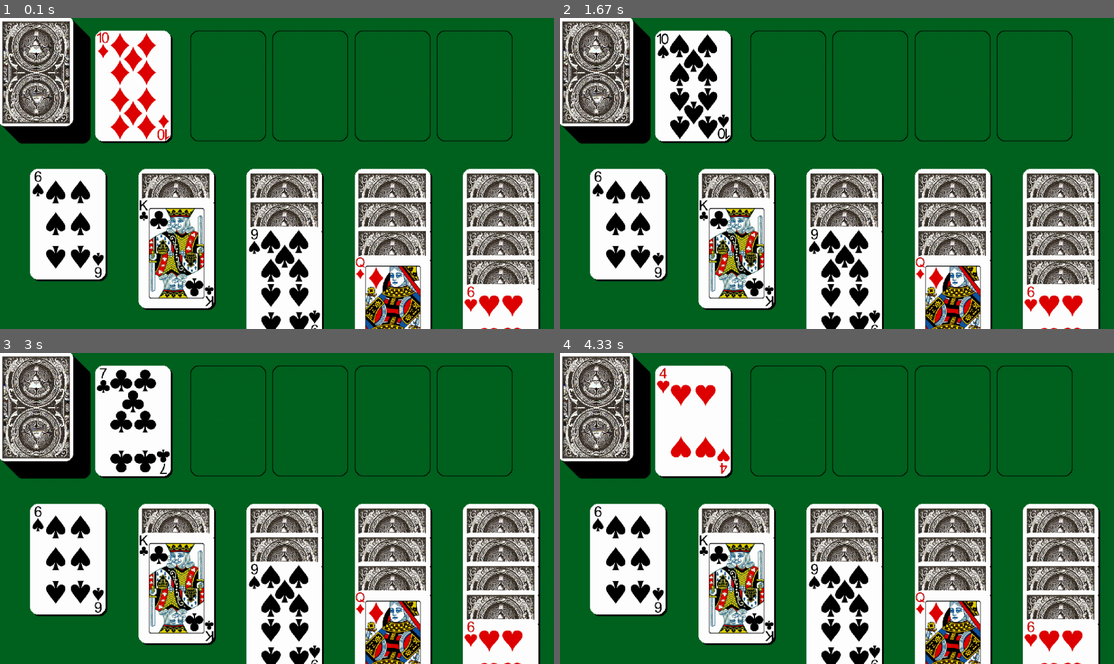
Above: before the commit, frames 1-4 (two rows, left to right).
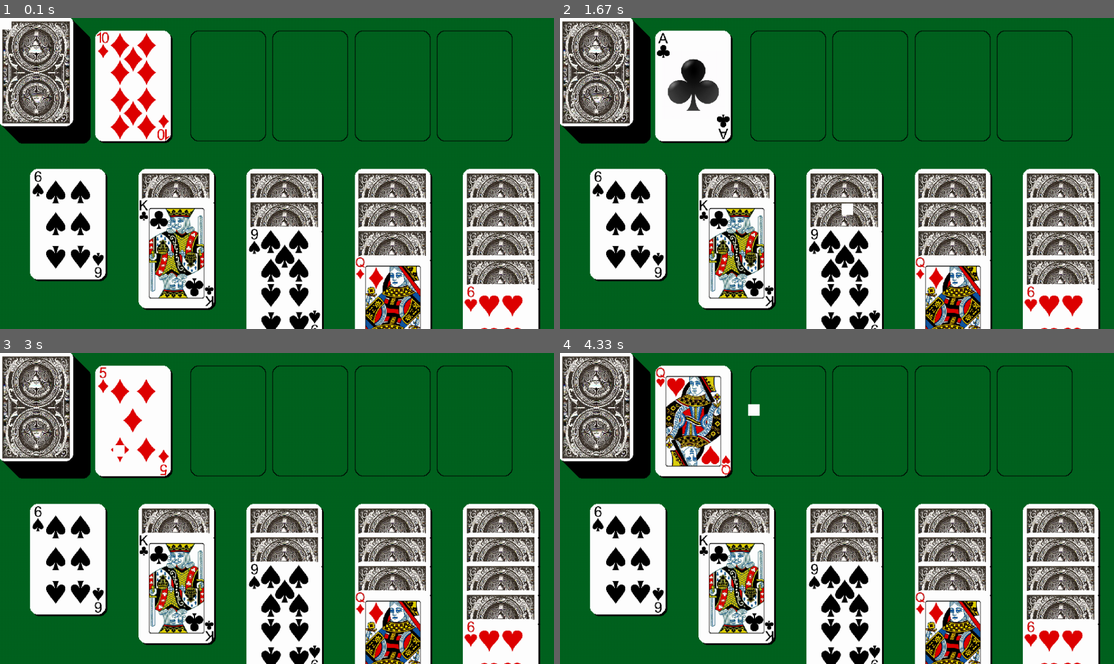
Above: after the commit, the same moments.

Repository: unluckycord/NewPygame
Game: pygame game, started from Main.py
The game is run twice, just before and just after one commit, with the same random seed, the same clock (stepped at 60 frames per second) and the same inputs.
Inputs (mouse positions are in pixels of both pictures, inside the frame that each line leads up to):
- Up to frame 1 (0.1 s): no input
- Up to frame 2 (1.67 s): press the mouse at (704, 176) at 0.37 s; move the mouse to (798, 207) at 0.47 s; release the mouse at (892, 241) at 0.6 s; click (665, 126) at 0.75 s; click (704, 111) at 1.22 s; click (842, 204) at 1.55 s
- Up to frame 3 (3 s): click (421, 558) at 1.88 s; click (421, 480) at 2.22 s; click (476, 483) at 2.55 s; click (116, 446) at 2.88 s
- Up to frame 4 (4.33 s): click (859, 496) at 3.22 s; click (715, 452) at 3.55 s; click (715, 449) at 3.88 s; click (748, 405) at 4.22 s

The runs differ from the first frame. In frame 1, less than 0.1% of the frame differs, in the area x 0-3%, y 0-4%; in frame 2, 2.1%; in frame 3, 1.8%; in frame 4, 2.8%, in the area x 17-37%, y 4-40%.

Commit message:
Made card stack only active if mouse touches it

Diff:
--- a/GameLoop.py
+++ b/GameLoop.py
@@ -13,6 +13,14 @@
     currentCard = DealCards.drawCardFromDeck()
     testCard = Card.Card(currentCard,400,400, None, "UP")
     ListOfCards.cardStackOject.clear()
+
+
+    mousex,mousey = pygame.mouse.get_pos()
+    mouseRect = pygame.Rect(mousex,mousey,20,20)
+
+    cardloctionx, cardlocationy = 220*Assets.scalingVal,30*Assets.scalingVal
+    cardLocationRect = pygame.Rect(cardloctionx,cardlocationy, Assets.CARDWIDTH,Assets.CARDHEIGHT)
+
     for i in range(8):
         for f in range(i):
             ListOfCards.tableau[i].append(ListOfCards.listOfActiveCards[0])
@@ -23,20 +31,22 @@
         ListOfCards.cardStackOject.append(Card.Card(ListOfCards.listOfActiveCards[i], 400,400, None, "DOWN"))
 
     while run:
-        print(ListOfCards.tableauText)
+
+        mouseRect.x,mouseRect.y = mousex-5,mousey-5
+        print(mouseRect.left,mouseRect.top)
         #print(len(ListOfCards.tableauObj))
         nowDraw = pygame.time.get_ticks()
         for event in pygame.event.get():
             if event.type == pygame.QUIT:
                 run = False
             mouseInput = pygame.mouse.get_pressed()
-        if mouseInput == (1, 0, 0) and (nowDraw - currentTick  >= 300):
+        if mouseInput == (1, 0, 0) and (nowDraw - currentTick  >= 300 and pygame.Rect.colliderect(mouseRect,cardLocationRect)):
             currentCard = DealCards.drawCardFromDeck()
-            renderCheck = True
+            flipCardCheck = True
             currentTick = nowDraw
         else:
-            renderCheck = False
-        PaintGame.drawWindow(renderCheck, testCard, currentCard)
+            flipCardCheck = False
+        PaintGame.drawWindow(flipCardCheck, testCard, currentCard,mouseRect,cardLocationRect)
         keysPressed = pygame.key.get_pressed()
         currentTime = time.time()
         deltaTime = currentTime - prevTime
--- a/PaintGame.py
+++ b/PaintGame.py
@@ -1,7 +1,8 @@
 from time import sleep
 import pygame,Assets,random,Card,DealCards,ListOfCards
-def drawMouseBox():
-    pass
+def drawMouseBox(mouseRect):
+
+    pygame.draw.rect(Assets.WIN, Assets.WHITE, mouseRect)
 
 def drawDeckOfCards(stackLocationX, stackLocationY):
     for i in range (9):
@@ -10,8 +11,13 @@
     Assets.WIN.blit(Assets.cardback_black, (stackLocationX+9+(9*-3),stackLocationY+11+(9*-3)))
 
 def drawCard(cardlocationx, cardlocationy,card):
+    #shadow
     pygame.draw.rect(Assets.WIN, Assets.BLACK, (cardlocationx+(4*Assets.scalingVal),cardlocationy+(4*Assets.scalingVal), Assets.CARDWIDTH,Assets.CARDHEIGHT),width=0, border_radius=13)
+    #white card surface
+    #pygame.draw.rect(Assets.WIN, Assets.WHITE, cardLocationRect, width=0, border_radius=13)
+
     pygame.draw.rect(Assets.WIN, Assets.WHITE, (cardlocationx,cardlocationy, Assets.CARDWIDTH,Assets.CARDHEIGHT),width=0, border_radius=13)
+    #card face
     Assets.WIN.blit(card, (cardlocationx,cardlocationy))
 
 def drawCardStackLocation():
@@ -37,17 +43,16 @@
             else:
                 Assets.WIN.blit(ListOfCards.tableauObj[i][f].card, (cardlocationx+(i*250*Assets.scalingVal),cardlocationy+(f*50)))
                 ListOfCards.tableauObj[i][f].cardUpOrDown = "UP"
-                print(ListOfCards.tableauObj[i][f].cardUpOrDown, i, f)
 
 
 
-def drawWindow(renderCheck, activeCard,currentCard):
+def drawWindow(flipCardCheck, activeCard,currentCard,mouseRect,cardLocationRect):
     cardloctionx, cardlocationy = 220*Assets.scalingVal,30*Assets.scalingVal
     stackLocationX, stackLocationY = 30*Assets.scalingVal,30*Assets.scalingVal
     #testCard = Card.Card(DealCards.randomRankAndSuit(),cardloctionx,cardlocationy)
 
     Assets.WIN.fill(Assets.GREEN)
-    if renderCheck:
+    if flipCardCheck:
         newval= currentCard
         activeCard.setCard(newval)
         activeCard.rankandsuit=newval
@@ -56,3 +61,4 @@
     drawDeckOfCards(stackLocationX,stackLocationY)
     drawCardStackLocation()
     drawTableau()
+    drawMouseBox(mouseRect)
